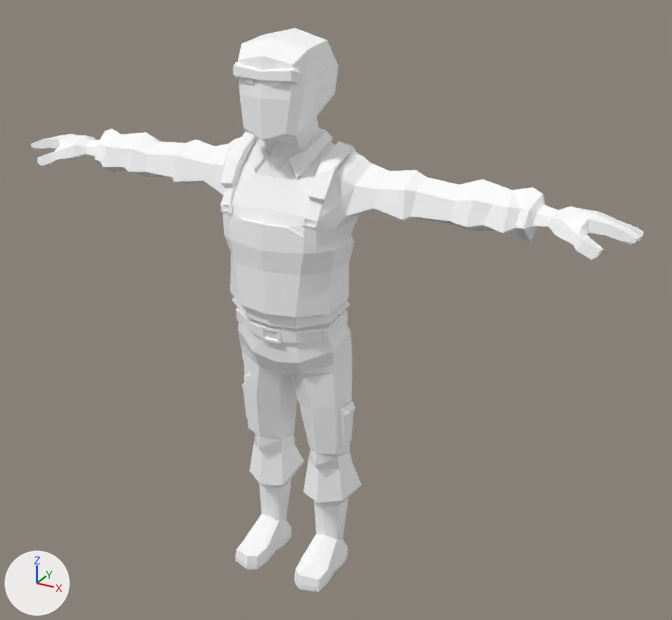
The glTF model apps/game/public/assets/models/fighter_insurgent.glb, before and after one commit.
Camera for both pictures: a camera (50 mm lens) standing at (1.415, -2.28, 2.115) and looking at (0.114, 0.087, 0.932). Lighting does not change. The marker at lower left points along +X, +Y and +Z. The picture after the commit comes second. Vertices at exactly the same position are counted once.

The scene before the commit, as lines of its bpy script (objects in view):
```python
me_mesh = bpy.data.meshes.new('Mesh')
me_mesh.from_pydata(...)  # 999 vertices, 1978 faces; spans x -1.02..1.02, y -0.16..0.17, z 0.0..1.79
me_mesh.materials.append(mat_synty_atlas)
ob_sk_chr_insurgent_male_01 = bpy.data.objects.new('SK_Chr_Insurgent_Male_01', me_mesh)
ob_sk_chr_insurgent_male_01.location = (0.0, 0.0, 0.0)
```
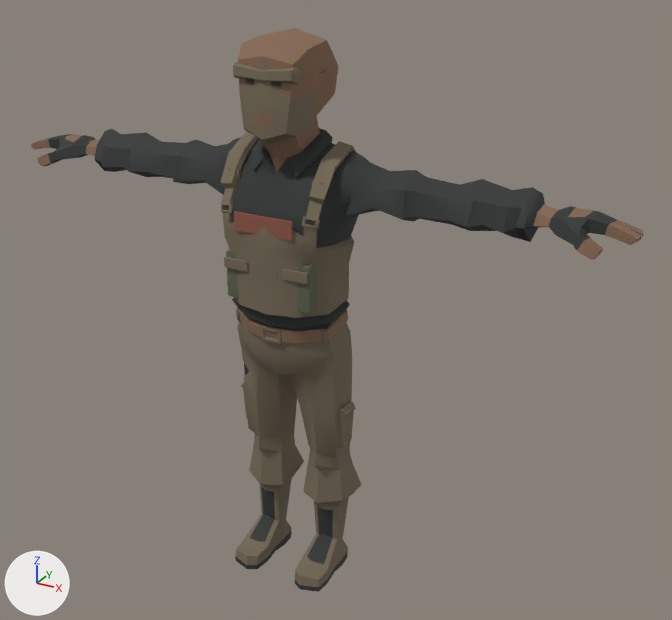
What differs and where, as boxes [x1, y1, x2, y2] in the pictures (672 x 620 px):
part 1 of me_mesh, built on
    after: [224, 168, 324, 314]
part 2 of me_mesh, recoloured (grey to brown)
    both: [220, 56, 361, 588]
part 3 of me_mesh, recoloured
    both: [31, 28, 644, 343]
part 4 of me_mesh, recoloured
    both: [48, 78, 617, 592]

The change, as a diff of the scene's bpy script:
```diff
--- a/apps/game/public/assets/models/fighter_insurgent.glb.py
+++ b/apps/game/public/assets/models/fighter_insurgent.glb.py
@@ mat_nc7_team @@
+mat_nc7_team = bpy.data.materials.new('nc7_team')
+# nodes: BsdfPrincipled, Mix, OutputMaterial, VertexColor
+# colours: brown #905748, mixed with the vertex colours
@@ mat_nc7_sand @@
+mat_nc7_sand = bpy.data.materials.new('nc7_sand')
+# nodes: BsdfPrincipled, Mix, OutputMaterial, VertexColor
+# colours: brown #766a57, mixed with the vertex colours
@@ mat_nc7_skin @@
+mat_nc7_skin = bpy.data.materials.new('nc7_skin')
+# nodes: BsdfPrincipled, Mix, OutputMaterial, VertexColor
+# colours: brown #84654f, mixed with the vertex colours
@@ mat_nc7_olive @@
+mat_nc7_olive = bpy.data.materials.new('nc7_olive')
+# nodes: BsdfPrincipled, Mix, OutputMaterial, VertexColor
+# colours: greyish green #5b634c, mixed with the vertex colours
@@ mat_nc7_polymer @@
+mat_nc7_polymer = bpy.data.materials.new('nc7_polymer')
+# nodes: BsdfPrincipled, Mix, OutputMaterial, VertexColor
+# colours: dark grey #2c302e, mixed with the vertex colours
@@ me_mesh @@
 # used by ob_sk_chr_insurgent_male_01; location = (0.0, 0.0, 0.0)
-me_mesh.from_pydata(...)  # 999 vertices, 1978 faces; spans x -1.02..1.02, y -0.16..0.17, z 0.0..1.79
+me_mesh.from_pydata(...)  # 1503 vertices, 2950 faces; spans x -1.02..1.02, y -0.16..0.17, z 0.0..1.79
+# me_mesh part 1: 4 vertices moved within x -0.15..0.15, y 0.15, z 1.32; 504 vertices added at x -0.16..0.16, y -0.15..-0.06, z 1.01..1.39
+# me_mesh part 2: 806 faces spanning x -0.2..0.21, y -0.16..0.16, z 0.02..1.73 switch from mat_synty_atlas to mat_nc7_sand
+# me_mesh part 3: 330 faces spanning x -1.02..1.02, y -0.13..0.14, z 0.88..1.79 switch from mat_synty_atlas to mat_nc7_skin
+# me_mesh part 4: 752 faces spanning x -0.95..0.95, y -0.15..0.17, z 0.0..1.68 switch from mat_synty_atlas to mat_nc7_polymer
+me_mesh.materials.append(mat_nc7_olive)
+me_mesh.materials.append(mat_nc7_team)
```
